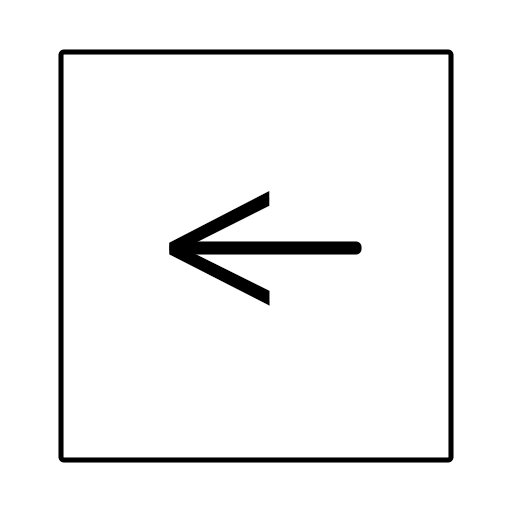
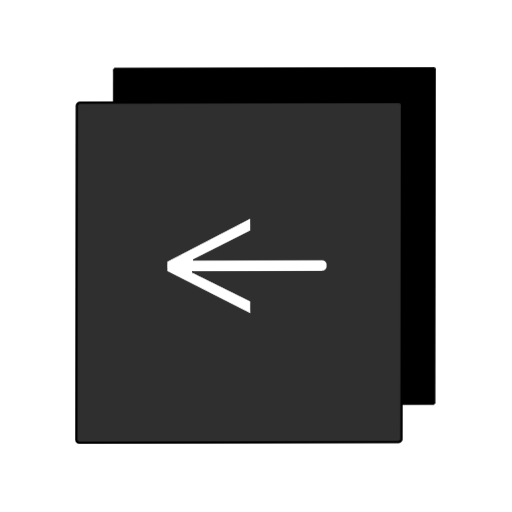
Before/after of a 512 x 512 layered artwork. What changed in the layer stack:
added layer "Camada 2" above "Rectangle 1" over [left=167, top=218, right=327, bottom=314]
painted on "Rectangle 1" over [left=58, top=49, right=454, bottom=463]
added layer "Rectangle 1 copiar" above "Camada 1" over [left=112, top=67, right=436, bottom=406]
added layer "Camada 1" above "Layer 1" over [left=75, top=101, right=403, bottom=444]
